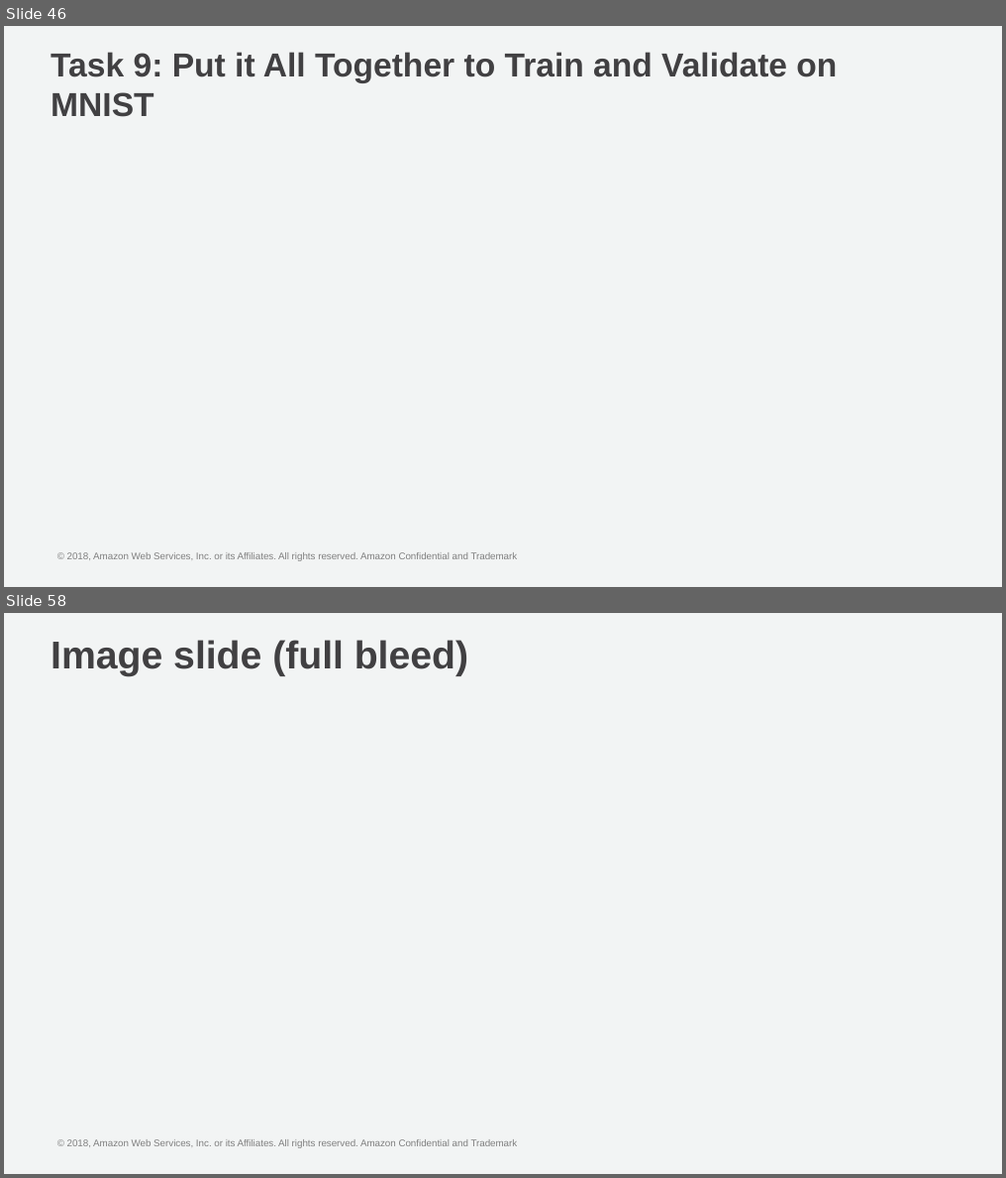
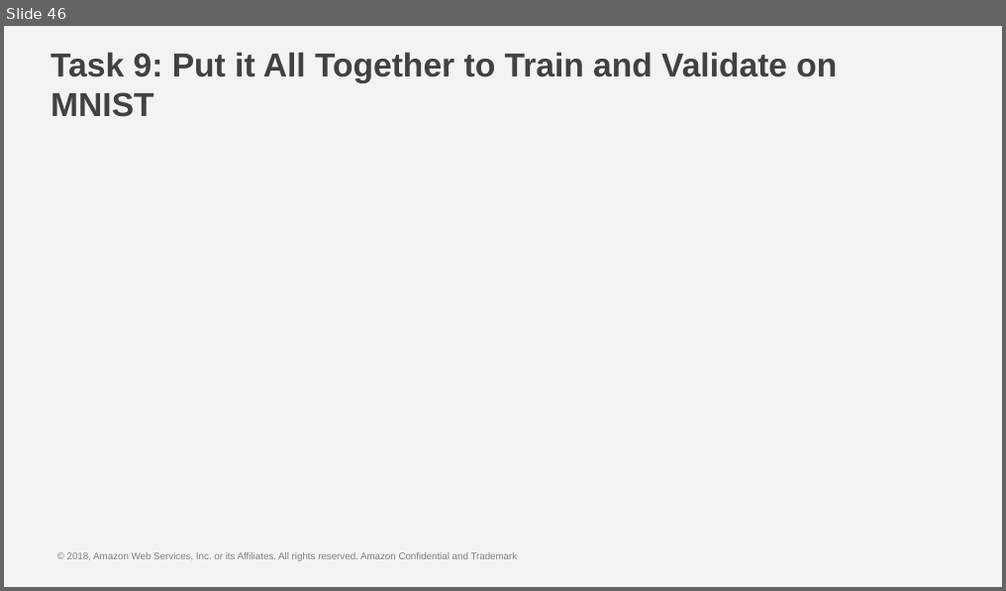
Before and after one commit to cyrusmvahid/GluonBootcamp, a slide deck: slides/Multi_GPU_and_Distributed_Training.pptx. Shown one above the other, each under a label of ours: slides 46 and 58 before the commit, slide 46 after it; the slides between them are not shown. The pictures are 1006x1178 and 1006x591 pixels, drawn with LibreOffice and Linux fonts; fonts in the diff are those of the drawing; background and template pictures are left out. Boxes give left, top, right and bottom in pixels: in the first picture for what was removed or moved away, otherwise in the second. Text is boxed around its words. In the diff, an @@ line names an element or a change of style, - is before the commit and + after.

```diff
--- a/slides/Multi_GPU_and_Distributed_Training.pptx
+++ b/slides/Multi_GPU_and_Distributed_Training.pptx
@@ slide 58 removed at [4,613,1002,1174], background #F2F4F4; not listed: 1 template element that a slide beside it also shows @@
@@ title removed at [51,640,468,676] @@
-Image slide (full bleed)
```
Also in this commit, not shown: 31 other slides removed, 1 other file.
